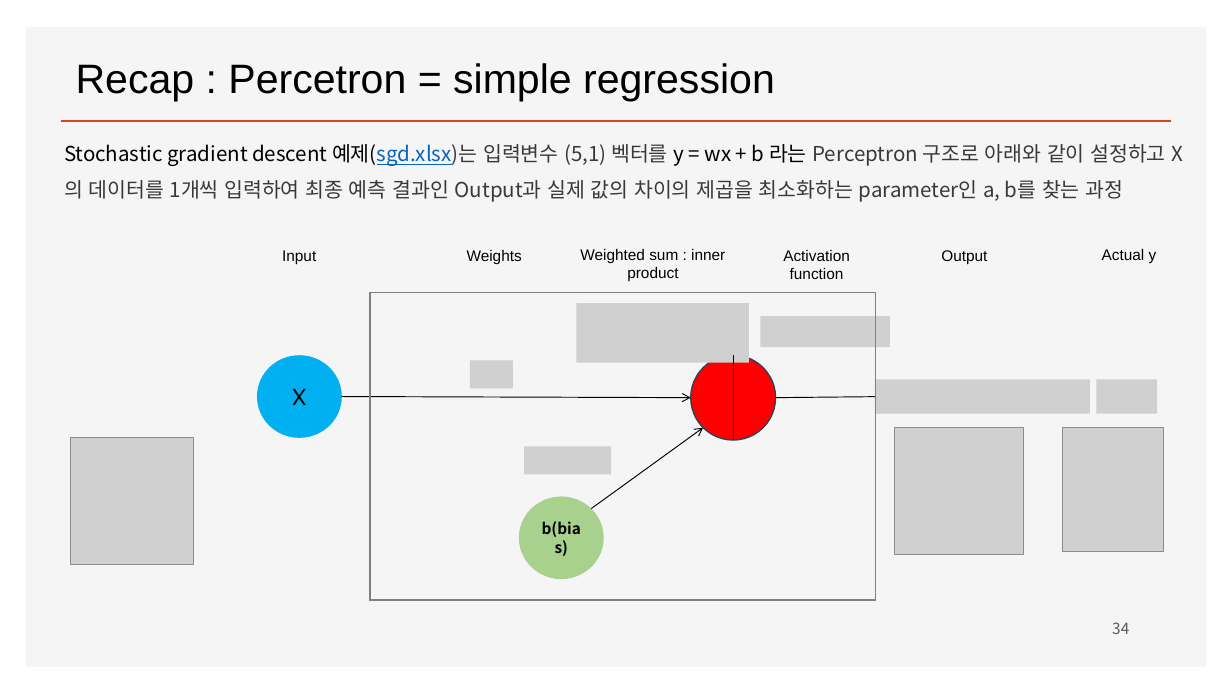
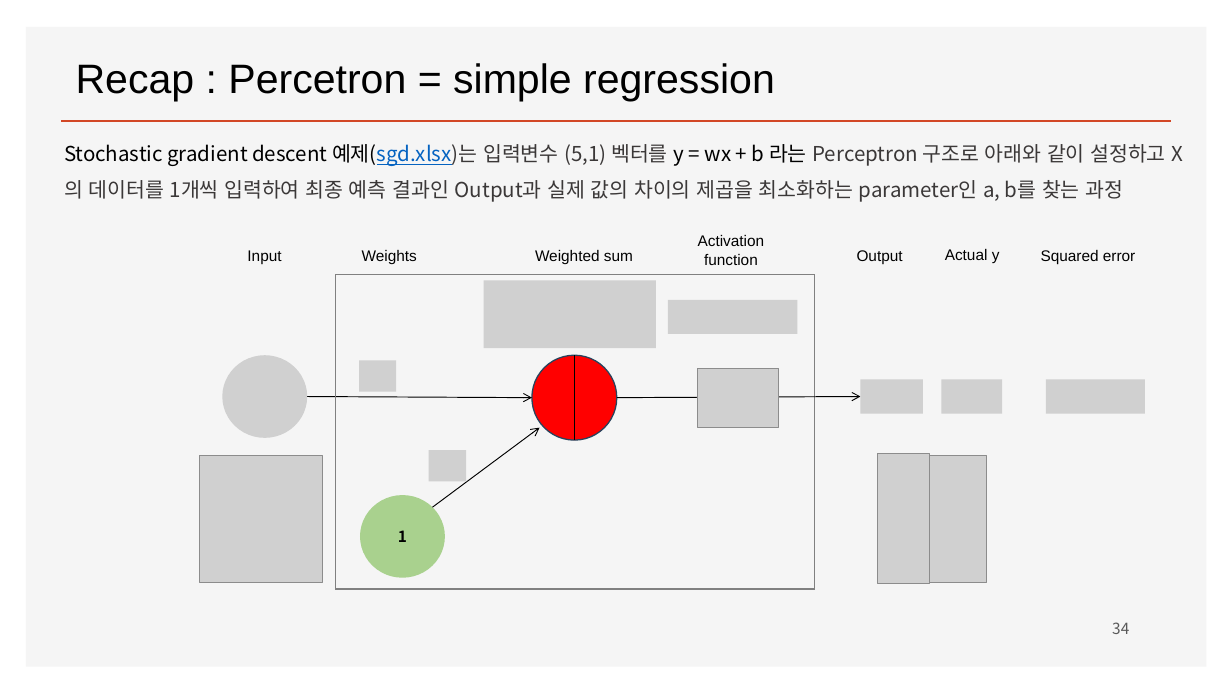
Before and after one commit to ancestor9/mathematics-for-machine-learning, a slide deck: slide 34 of Linear_Algebra/w4_Perceptron_Regression.pptx. Drawn at 1232x693 pixels with LibreOffice and Linux fonts; fonts in the diff are those of the drawing; grey boxes stand for pictures; background and template pictures are left out. Boxes give left, top, right and bottom in pixels: in the first picture for what was removed or moved away, otherwise in the second. Text is boxed around its words. In the diff, an @@ line names an element or a change of style, - is before the commit and + after.

```diff
--- a/Linear_Algebra/w4_Perceptron_Regression.pptx
+++ b/Linear_Algebra/w4_Perceptron_Regression.pptx
@@ text "Activation function" moved from (x1=783, y1=250, x2=850, y2=279) to (x1=698, y1=235, x2=765, y2=265) @@
@@ text "Input" moved from (x1=282, y1=250, x2=316, y2=264) to (x1=247, y1=250, x2=281, y2=264) @@
@@ text "Weights" moved from (x1=467, y1=250, x2=522, y2=264) to (x1=362, y1=250, x2=417, y2=264) @@
@@ text at (x1=535, y1=250, x2=633, y2=264): text changed @@
-Weighted sum : inner product
+Weighted sum
@@ text "Output" moved from (x1=941, y1=250, x2=987, y2=264) to (x1=857, y1=250, x2=903, y2=264) @@
@@ text "Actual y" moved from (x1=1102, y1=249, x2=1157, y2=263) to (x1=945, y1=249, x2=1000, y2=263) @@
@@ text added at (x1=1041, y1=250, x2=1135, y2=264), 12 pt, text #000000 @@
+Squared error
@@ rectangle resized from (x1=370, y1=293, x2=875, y2=601) to (x1=335, y1=274, x2=815, y2=589) @@
@@ picture added at (x1=483, y1=280, x2=656, y2=348) @@
@@ picture added at (x1=668, y1=299, x2=798, y2=334) @@
@@ picture removed at (x1=577, y1=303, x2=750, y2=362) @@
@@ picture removed at (x1=761, y1=316, x2=890, y2=348) @@
@@ picture added at (x1=223, y1=355, x2=308, y2=437) @@
@@ ellipse removed at (x1=257, y1=355, x2=342, y2=437) @@
-X
@@ picture added at (x1=360, y1=360, x2=396, y2=392) @@
@@ picture removed at (x1=470, y1=360, x2=514, y2=388) @@
@@ picture added at (x1=698, y1=368, x2=779, y2=427) @@
@@ picture resized from (x1=875, y1=380, x2=1091, y2=414) to (x1=860, y1=380, x2=923, y2=414) @@
@@ picture added at (x1=942, y1=380, x2=1003, y2=414) @@
@@ picture added at (x1=1046, y1=380, x2=1145, y2=414) @@
@@ picture removed at (x1=1097, y1=380, x2=1158, y2=414) @@
@@ arrow moved from (342, 396) - (691, 397) to (308, 396) - (532, 397) @@
@@ arrow moved from (775, 397) - (890, 396) to (617, 397) - (860, 396) @@
@@ arrow moved from (592, 508) - (703, 428) to (433, 507) - (540, 428) @@
@@ picture removed at (x1=524, y1=446, x2=611, y2=474) @@
@@ picture removed at (x1=895, y1=428, x2=1024, y2=555) @@
@@ picture moved from (x1=70, y1=438, x2=193, y2=565) to (x1=200, y1=456, x2=323, y2=582) @@
@@ picture added at (x1=429, y1=450, x2=467, y2=482) @@
@@ picture added at (x1=878, y1=454, x2=931, y2=583) @@
@@ picture moved from (x1=1063, y1=428, x2=1164, y2=552) to (x1=884, y1=456, x2=988, y2=583) @@
@@ 2 ellipses, 1 line moved together from (x1=519, y1=355, x2=776, y2=579) to (x1=360, y1=355, x2=617, y2=578) @@
@@ text in ellipse at (x1=398, y1=530, x2=407, y2=542): text changed @@
-b(bias)
+1
```
Also in this commit, not shown: 3 other slides changed, 1 slide added, 1 slide removed.
